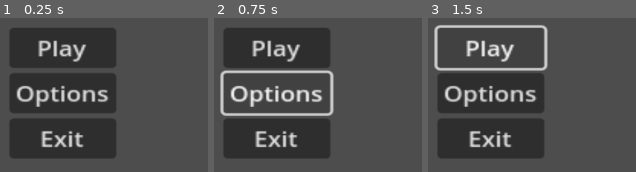
Above: before the commit, frames 1-3 (left to right).
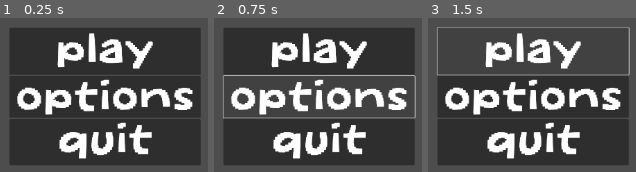
Above: after the commit, the same moments.

Repository: AC350144/FullyHacks2025
Game: Godot game, scene res://scenes/scene_switcher.tscn
Two runs of this game, one before a commit and one after it. Both use one fixed random seed, a clock stepped at 60 frames per second and the inputs below.
Inputs (mouse positions are in pixels of both pictures, inside the frame that each line leads up to; where the layout moved, square brackets give the same spot in the first picture):
- Up to frame 1 (0.25 s): no input
- Up to frame 2 (0.75 s): click (320, 96) [276, 93] at 0.5 s
- Up to frame 3 (1.5 s): click (534, 51) [490, 47] at 1.25 s

The runs differ from the first frame. In frame 1, 51% of the frame differs, in the area x 4-97%, y 6-96%; in frame 2, 46%; in frame 3, 43%.
Error in both runs: Attempt to call function 'instantiate' in base 'null instance' on a null instance. (res://scripts/scene_switcher.gd:22)

Commit message:
changed menu button font

Diff:
--- a/scenes/main_menu.tscn
+++ b/scenes/main_menu.tscn
@@ -1,6 +1,9 @@
-[gd_scene load_steps=2 format=3 uid="uid://ua771g6s23r6"]
+[gd_scene load_steps=5 format=3 uid="uid://ua771g6s23r6"]
 
 [ext_resource type="Script" uid="uid://565w1cd32x72" path="res://scripts/main_menu.gd" id="1_m1wpv"]
+[ext_resource type="Texture2D" uid="uid://c7y4hm0x3ogjv" path="res://Assets/menu_buttons/play.png" id="2_wu84c"]
+[ext_resource type="Texture2D" uid="uid://b6yk4qgs8cgd5" path="res://Assets/menu_buttons/options.png" id="3_8ln24"]
+[ext_resource type="Texture2D" uid="uid://beh3ht2xp7jpk" path="res://Assets/menu_buttons/quit.png" id="4_rtw2f"]
 
 [node name="Main Menu" type="Control"]
 layout_mode = 3
@@ -21,22 +24,25 @@
 offset_top = -9.0
 offset_right = 82.0
 offset_bottom = 92.0
-scale = Vector2(1.46694, 1.46457)
+scale = Vector2(0.35, 0.35)
 
 [node name="VBoxContainer" type="VBoxContainer" parent="MarginContainer"]
 layout_mode = 2
 
 [node name="PlayButton" type="Button" parent="MarginContainer/VBoxContainer"]
 layout_mode = 2
-text = "Play"
+icon = ExtResource("2_wu84c")
+icon_alignment = 1
 
 [node name="OptionsButton" type="Button" parent="MarginContainer/VBoxContainer"]
 layout_mode = 2
-text = "Options"
+icon = ExtResource("3_8ln24")
+icon_alignment = 1
 
 [node name="QuitButton" type="Button" parent="MarginContainer/VBoxContainer"]
 layout_mode = 2
-text = "Exit"
+icon = ExtResource("4_rtw2f")
+icon_alignment = 1
 
 [connection signal="pressed" from="MarginContainer/VBoxContainer/PlayButton" to="." method="_on_play_pressed"]
 [connection signal="pressed" from="MarginContainer/VBoxContainer/OptionsButton" to="." method="_on_options_pressed"]
Binary file added: Assets/menu_buttons/options.png
Not shown, added: Assets/menu_buttons/options.png.import
Binary file added: Assets/menu_buttons/play.png
Not shown, added: Assets/menu_buttons/play.png.import
Binary file added: Assets/menu_buttons/quit.png
Not shown, added: Assets/menu_buttons/quit.png.import
Binary file added: scripts/play.png
Not shown, added: scripts/play.png.import
